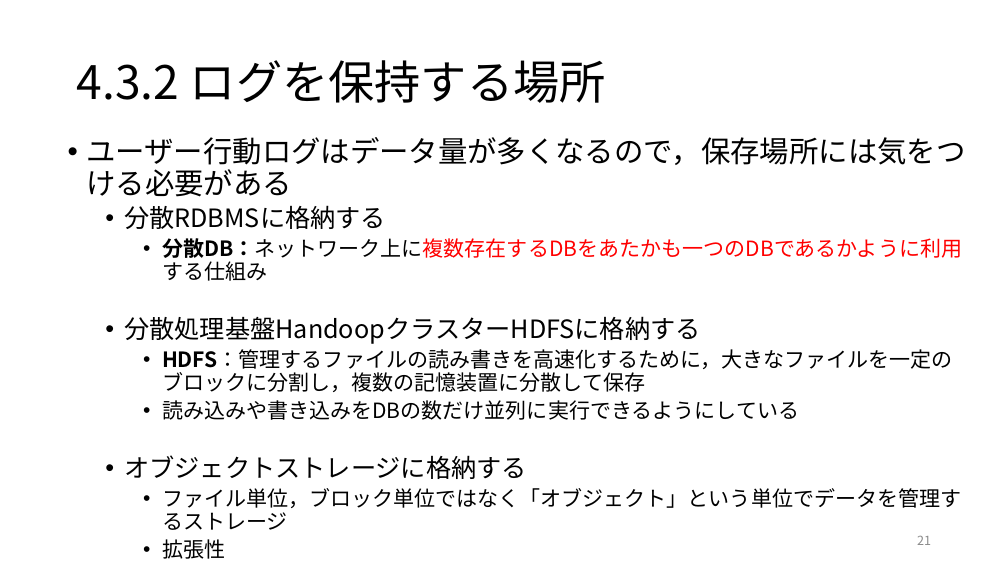
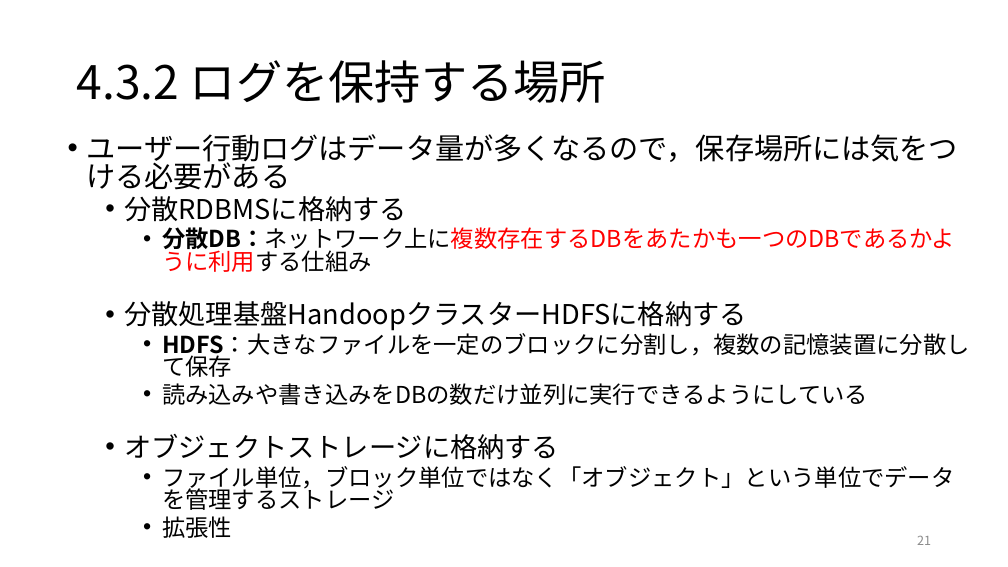
Before and after one commit to ryosuke-ku/Rinko, a slide deck: slide 21 of 仕事ではじめる機械学習第4章.pptx. Drawn at 1008x567 pixels with LibreOffice and Linux fonts; fonts in the diff are those of the drawing. Boxes give left, top, right and bottom in pixels: in the first picture for what was removed or moved away, otherwise in the second. Text is boxed around its words. In the diff, an @@ line names an element or a change of style, - is before the commit and + after.

Commit message:
edit

```diff
--- a/仕事ではじめる機械学習第4章.pptx
+++ b/仕事ではじめる機械学習第4章.pptx
@@ text at (x1=86, y1=134, x2=958, y2=538): size 28 to 27.8 pt in "ユーザー行動ログはデータ量が多くなるので，保存場所には気をつける必要がある"; size 24 to 25.9 pt in "分散RDBMSに格納する", "分散処理基盤HandoopクラスターHDFSに格納する", "オブジェクトストレージに格納する"; size 20 to 22.2 pt in "分散DB：ネットワーク上に複数存在するDBをあたかも一つのDBであるかように利用する仕組み", "読み込みや書き込みをDBの数だけ並列に実行できるようにしている", "ファイル単位，ブロック単位ではなく「オブジェクト」という単位でデータを管理するストレージ", "拡張性"; line spacing 0.9 to 0.8 @@
@@ text at (x1=162, y1=329, x2=970, y2=377): text changed; size 20 to 22.2 pt @@
-    • HDFS：管理するファイルの読み書きを高速化するために，大きなファイルを一定のブロックに分割し，複数の記憶装置に分散して保存
+    • HDFS：大きなファイルを一定のブロックに分割し，複数の記憶装置に分散して保存
```
Also in this commit, not shown: 1 other slide changed.
